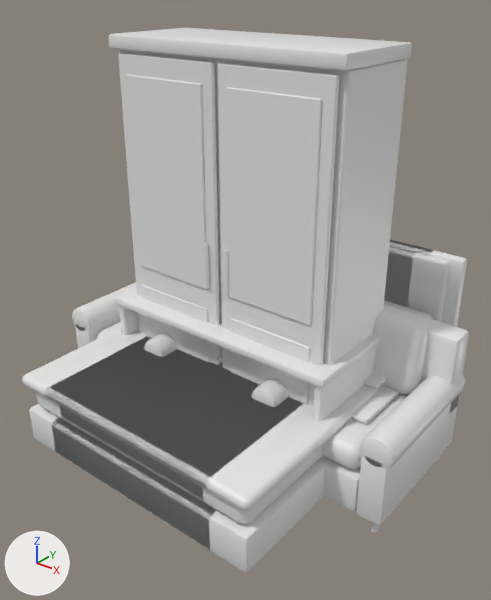
An edit to the glTF model lcars-ui/deck/quarters.glb, drawn before and after from the same camera.
The view is the same before and after, from a 50 mm camera at (2.19, -2.8, 2.55) aimed at (0.04, -0.11, 0.88). Arrows for +X, +Y and +Z are at lower left; the lights stay in place. The picture after the commit comes second. Where no turn or scale is listed for an object, it has been applied to the vertices. Vertices at exactly the same position are counted once.

The first picture shows 'quarters_armchair', 'quarters_bed', 'quarters_bed_narrow', 'quarters_credenza', 'quarters_desk', 'quarters_sofa', 'quarters_wardrobe'.
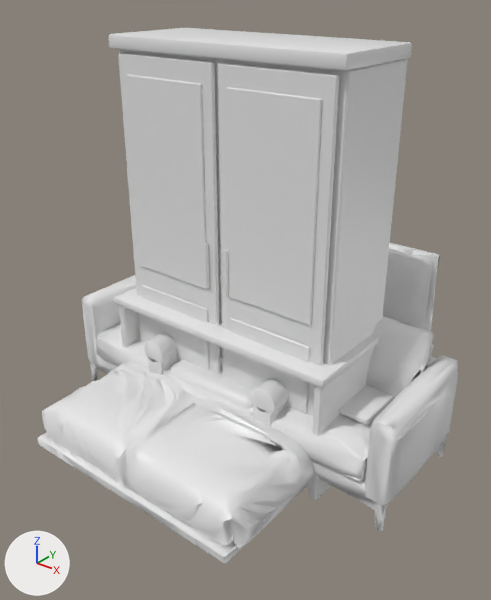
The change, as a diff of the scene's bpy script:
```diff
--- a/lcars-ui/deck/quarters.glb.py
+++ b/lcars-ui/deck/quarters.glb.py
@@ me_quarters_bed @@
 # used by ob_quarters_bed; location = (0.0, 0.025, 0.475); scale = (1.08, 1.08, 1.08)
-me_quarters_bed.from_pydata(...)  # 848 vertices, 1652 faces; spans x -0.77..0.77, y -1.0..1.0, z -0.44..0.44
+me_quarters_bed.from_pydata(...)  # 1087 vertices, 2177 faces; spans x -0.74..0.74, y -1.0..1.0, z -0.44..0.44
+# me_quarters_bed part 1: the loose piece of 56 vertices spanning x -0.74..0.74, y -0.99..0.94, z -0.36..-0.16 is rebuilt with 1087 vertices and now spans x -0.74..0.74, y -1.0..1.0, z -0.44..0.44
+# me_quarters_bed part 2: the loose piece of 96 vertices spanning x 0.24..0.69, y 0.89..0.94, z -0.02..0.42 is deleted
+# me_quarters_bed part 3: the loose piece of 56 vertices spanning x -0.75..0.75, y 0.02..0.3, z 0.04..0.07 is deleted
+# me_quarters_bed part 4: the loose piece of 56 vertices spanning x -0.77..0.77, y 0.93..1.0, z -0.44..0.44 is deleted
+# me_quarters_bed part 5: 480 vertices removed from x -0.75..0.75, y -1.0..0.94, z -0.16..0.42
+# other edits to the shape of me_quarters_bed do not show in these pictures
 me_quarters_bed.materials.append(mat_quarters_atlas)
@@ me_quarters_bed_narrow @@
 # used by ob_quarters_bed_narrow; location = (0.0, 0.025, 0.475); scale = (1.08, 1.08, 1.08)
-me_quarters_bed_narrow.from_pydata(...)  # 656 vertices, 1276 faces; spans x -0.58..0.58, y -1.0..1.0, z -0.44..0.44
+me_quarters_bed_narrow.from_pydata(...)  # 1087 vertices, 2177 faces; spans x -0.56..0.56, y -1.0..1.0, z -0.44..0.44
+# me_quarters_bed_narrow part 7: the loose piece of 56 vertices spanning x -0.55..0.55, y -0.99..0.94, z -0.36..-0.16 is rebuilt with 1087 vertices and now spans x -0.56..0.56, y -1.0..1.0, z -0.44..0.44
+# me_quarters_bed_narrow part 8: 536 vertices removed from x -0.58..0.58, y -1.0..1.0, z -0.44..0.44
+# other edits to the shape of me_quarters_bed_narrow do not show in these pictures
 me_quarters_bed_narrow.materials.append(mat_quarters_atlas)
@@ me_quarters_sofa @@
 # used by ob_quarters_sofa; location = (0.0, 0.0, 0.44); scale = (1.16, 1.16, 1.16)
-me_quarters_sofa.from_pydata(...)  # 960 vertices, 1768 faces; spans x -1.0..1.0, y -0.37..0.37, z -0.38..0.38
+me_quarters_sofa.from_pydata(...)  # 999 vertices, 1994 faces; spans x -1.0..1.0, y -0.37..0.37, z -0.37..0.37
+# me_quarters_sofa part 6: 862 vertices removed from x -1.0..1.0, y -0.37..0.37, z -0.38..0.38; 997 vertices added at x -1.0..1.0, y -0.37..0.37, z -0.37..0.37
+# other edits to the shape of me_quarters_sofa do not show in these pictures
 me_quarters_sofa.materials.append(mat_quarters_atlas)
@@ ob_quarters_bed @@
 ob_quarters_bed = bpy.data.objects.new('quarters_bed', me_quarters_bed)
-ob_quarters_bed.location = (0.0, 0.025, 0.475)
+ob_quarters_bed.location = (0.0, 0.0, 0.475)
 ob_quarters_bed.scale = (1.08, 1.08, 1.08)
@@ ob_quarters_bed_narrow @@
 ob_quarters_bed_narrow = bpy.data.objects.new('quarters_bed_narrow', me_quarters_bed_narrow)
-ob_quarters_bed_narrow.location = (0.0, 0.025, 0.475)
+ob_quarters_bed_narrow.location = (0.0, 0.0, 0.475)
 ob_quarters_bed_narrow.scale = (1.08, 1.08, 1.08)
@@ ob_quarters_sofa @@
 ob_quarters_sofa = bpy.data.objects.new('quarters_sofa', me_quarters_sofa)
-ob_quarters_sofa.location = (0.0, 0.0, 0.44)
-ob_quarters_sofa.scale = (1.16, 1.16, 1.16)
+ob_quarters_sofa.location = (0.0, 0.0, 0.42)
+ob_quarters_sofa.scale = (1.15, 1.15, 1.15)
```

What differs and where, as boxes [x1, y1, x2, y2] in the pictures (491 x 600 px):
'quarters_bed', reshaped, moved, rescaled (9% narrower): before [22, 240, 467, 573]; after [37, 245, 440, 563]
'quarters_sofa', reshaped, moved, rescaled: before [72, 282, 469, 532]; after [82, 275, 458, 531]
'quarters_bed_narrow', reshaped, moved, rescaled (mostly hidden): before [45, 240, 431, 549]; after [57, 243, 415, 545]
part 1 of me_quarters_bed, rebuilt: before [29, 404, 325, 573]; after [37, 245, 440, 563]
part 2 of me_quarters_bed, deleted: before [384, 246, 449, 322]
part 3 of me_quarters_bed, deleted (mostly hidden): before [364, 372, 385, 389]
part 4 of me_quarters_bed, deleted: before [389, 240, 467, 327]
part 5 of me_quarters_bed, deleted: before [22, 300, 432, 524]
part 7 of me_quarters_bed_narrow, rebuilt: before [52, 418, 216, 549]; after [57, 243, 415, 545]
part 8 of me_quarters_bed_narrow, deleted (mostly hidden): before [45, 240, 431, 501]
'quarters_armchair', unchanged, uncovered by the edit: before [144, 333, 289, 407]; after [144, 333, 289, 427]
